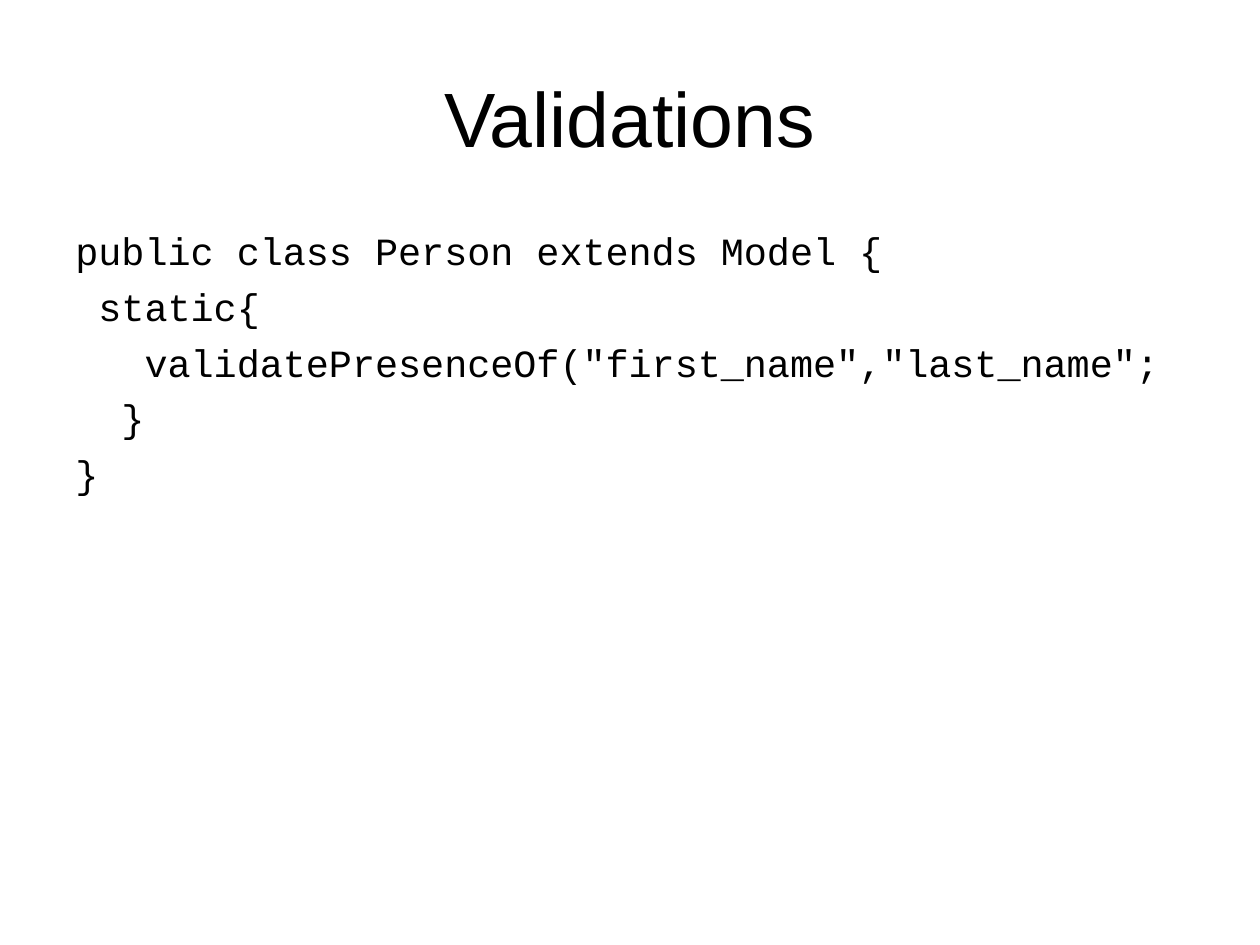
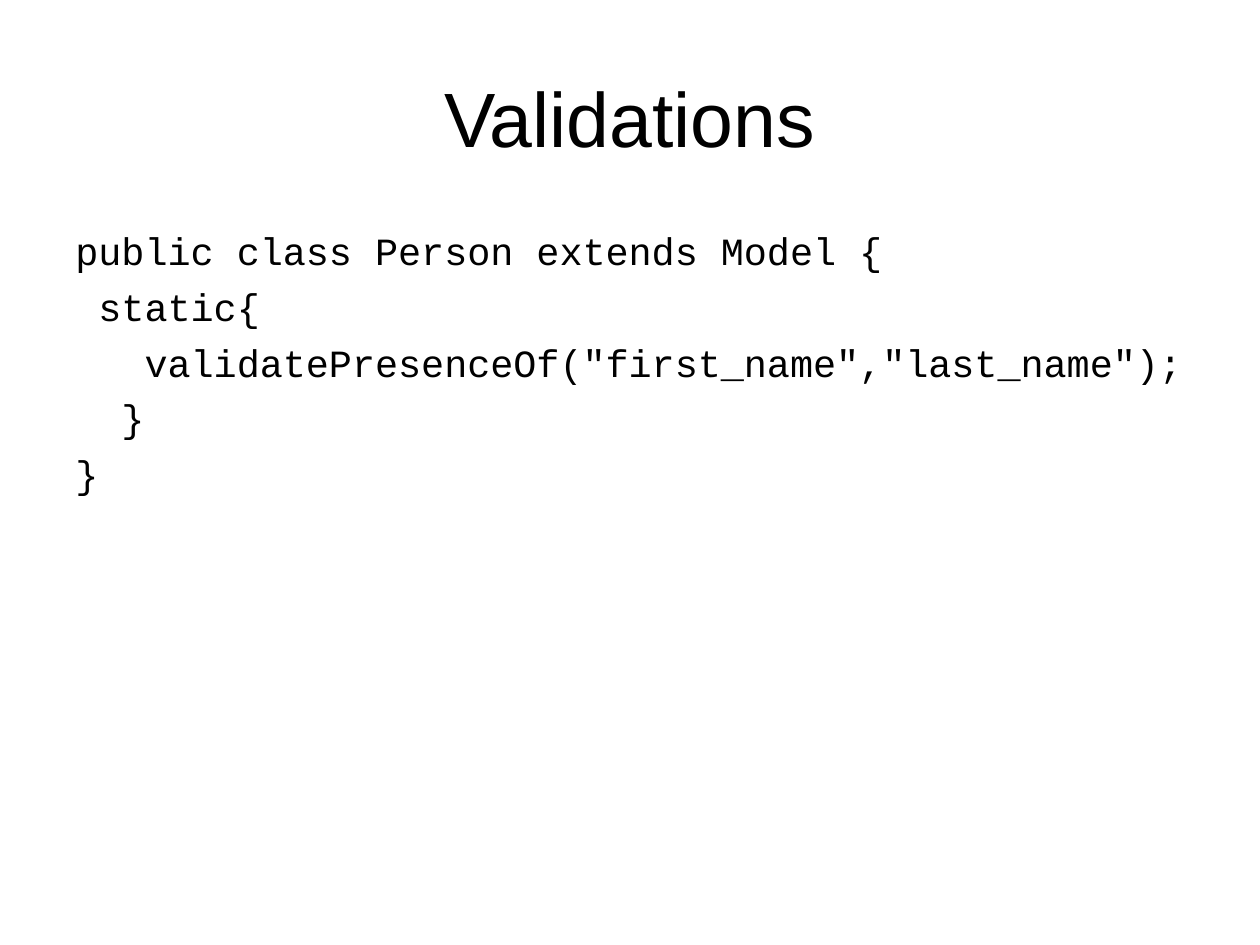
Before and after one commit to javalite/javalite, a slide deck: slide 21 of doc/cjug.odp (slide 17 before the commit). Drawn at 1260x945 pixels with LibreOffice and Linux fonts; fonts in the diff are those of the drawing. Boxes give left, top, right and bottom in pixels: in the first picture for what was removed or moved away, otherwise in the second. Text is boxed around its words. In the diff, an @@ line names an element or a change of style, - is before the commit and + after.

Commit message:
small fixes

```diff
--- a/doc/cjug.odp
+++ b/doc/cjug.odp
@@ text at <box>145,349,1183,385</box>: text changed @@
-validatePresenceOf("first_name","last_name";
+validatePresenceOf("first_name","last_name");
```
Also in this commit, not shown: 4 slides added.
